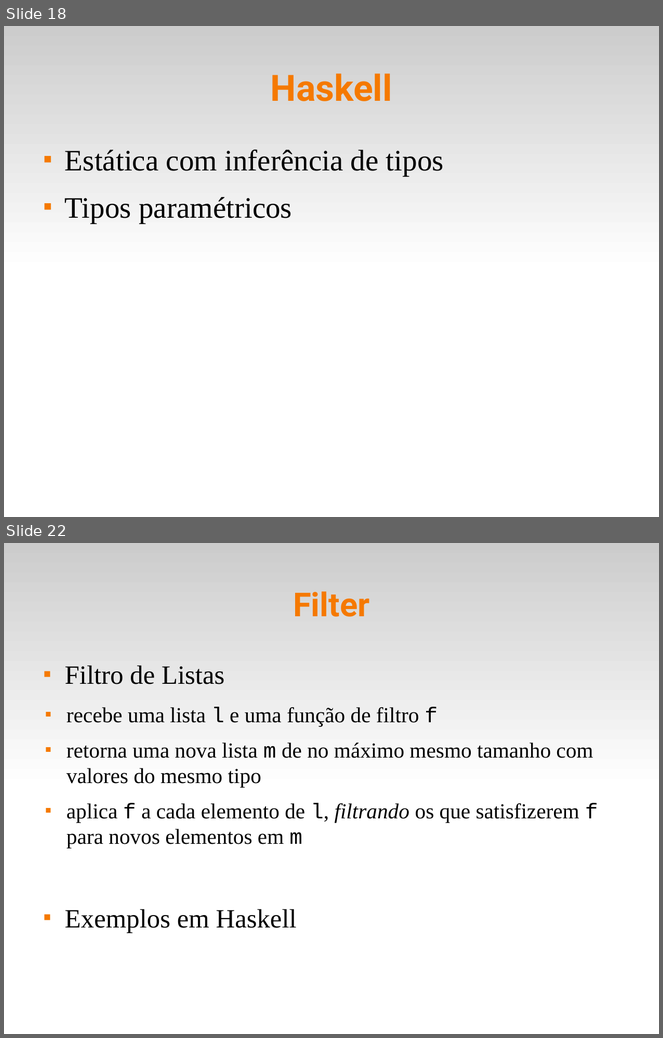
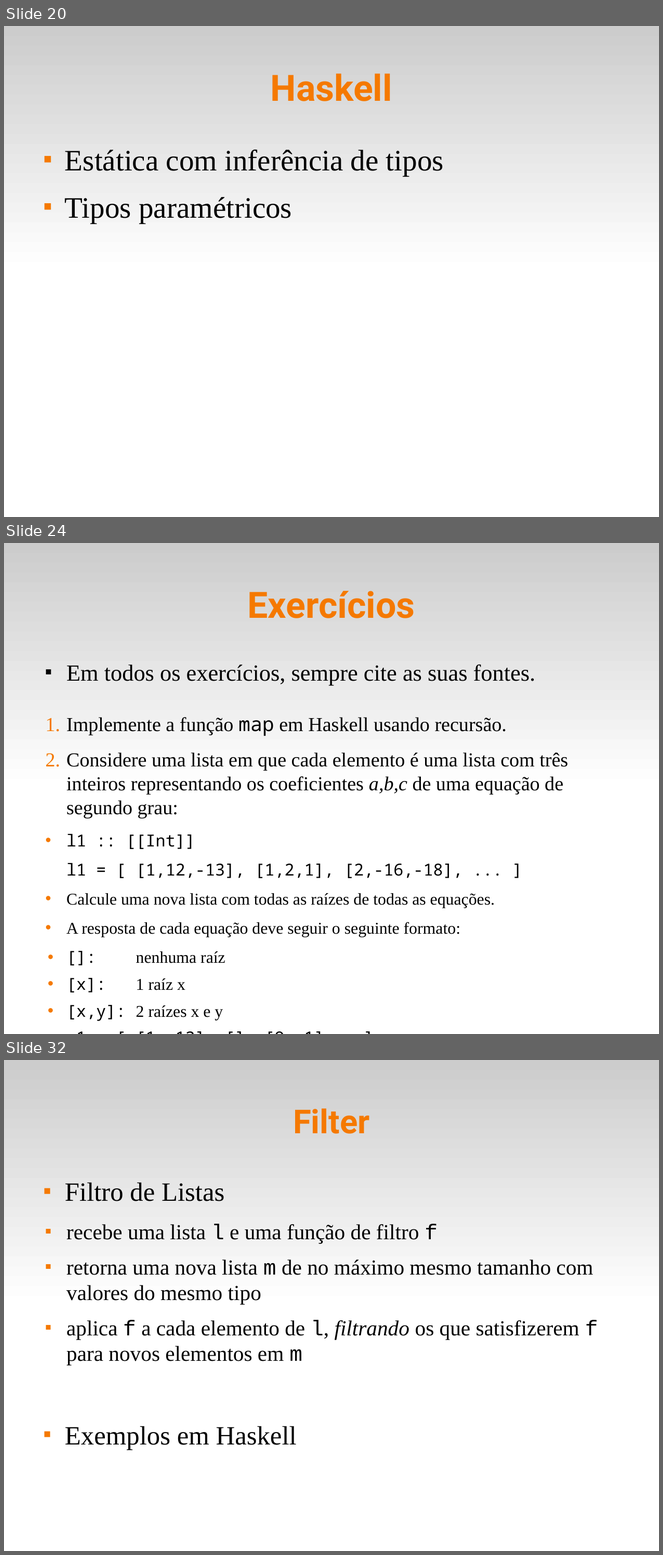
Before and after one commit to fsantanna-uerj/EDL, a slide deck: slides/edl-10-fun.odp. Shown one above the other, each under a label of ours: slides 18 and 22 before the commit, slides 20, 24 and 32 after it; the slides between them are not shown. The pictures are 663x1038 and 663x1555 pixels, drawn with LibreOffice and Linux fonts; fonts in the diff are those of the drawing. Boxes give left, top, right and bottom in pixels: in the first picture for what was removed or moved away, otherwise in the second. Text is boxed around its words. In the diff, an @@ line names an element or a change of style, - is before the commit and + after.

```diff
--- a/slides/edl-10-fun.odp
+++ b/slides/edl-10-fun.odp
@@ slide 24 added at (4, 543, 659, 1034), background #FFFFFF; not listed: 1 template element that a slide beside it also shows @@
@@ title added at (247, 591, 415, 618), 44 pt, text #F57900, bold @@
+Exercícios
@@ text added at (66, 664, 568, 1021), 20 pt, text #000000 @@
+■ Em todos os exercícios, sempre cite as suas fontes.
+1. Implemente a função map em Haskell usando recursão.
+2. Considere uma lista em que cada elemento é uma lista com três inteiros representando os coeficientes a,b,c de uma equação de segundo grau:
+  • l1 :: [[Int]]
+  l1 = [ [1,12,-13], [1,2,1], [2,-16,-18], ... ]
+  • Calcule uma nova lista com todas as raízes de todas as equações.
+  • A resposta de cada equação deve seguir o seguinte formato:
+    • []: nenhuma raíz
+    • [x]: 1 raíz x
+    • [x,y]: 2 raízes x e y
+  m1 = [ [1,-13], [], [9,-1], … ]
@@ what was slide 18 is now slide 20 @@
@@ what was slide 22 is now slide 32 @@
```
Also in this commit, not shown: 4 slides changed, 9 other slides added, 4 other files.
